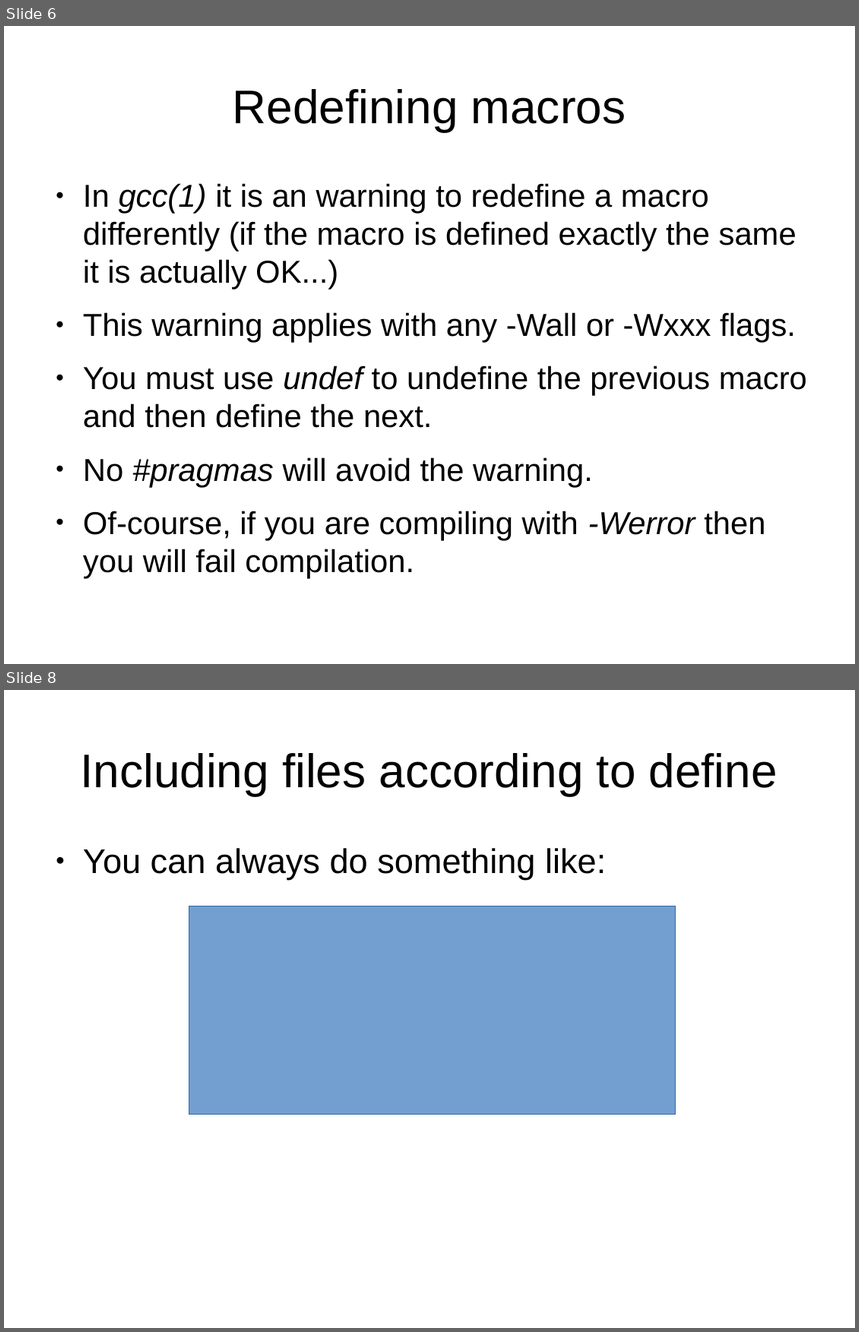
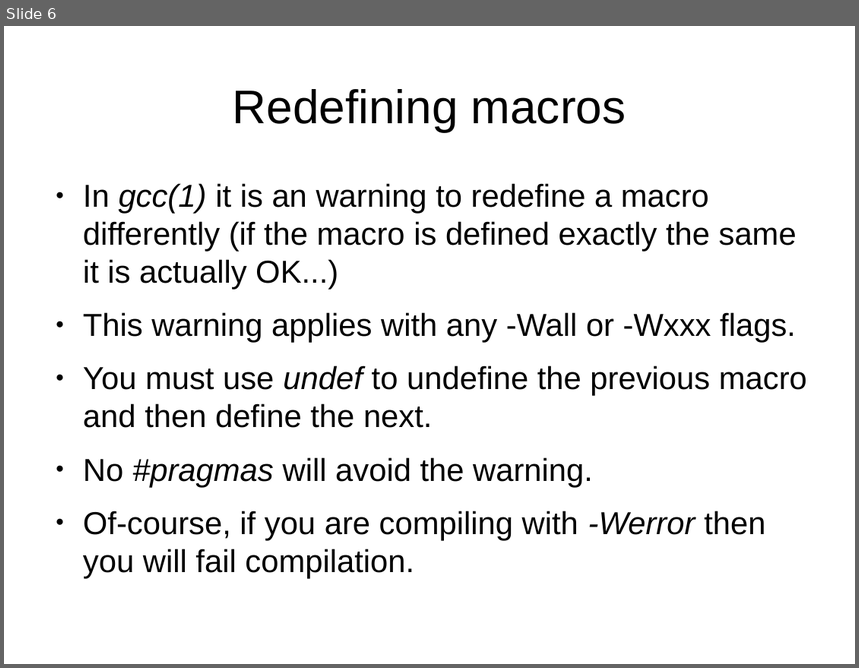
Before and after one commit to kalmuthu/slides, a slide deck: odp/c_pre_processor.odp. Shown one above the other, each under a label of ours: slides 6 and 8 before the commit, slide 6 after it; the slides between them are not shown. The pictures are 859x1332 and 859x668 pixels, drawn with LibreOffice and Linux fonts; fonts in the diff are those of the drawing. Boxes give left, top, right and bottom in pixels: in the first picture for what was removed or moved away, otherwise in the second. Text is boxed around its words. In the diff, an @@ line names an element or a change of style, - is before the commit and + after.

```diff
--- a/odp/c_pre_processor.odp
+++ b/odp/c_pre_processor.odp
@@ slide 8 removed at box(4, 690, 855, 1328), background #FFFFFF @@
@@ title removed at box(80, 753, 778, 796) @@
-Including files according to define
@@ text removed at box(83, 848, 606, 880) @@
-● You can always do something like:
@@ rectangle removed at box(189, 907, 676, 1115) @@
```
Also in this commit, not shown: 1 slide changed, 1 other slide removed, 1 other file.
